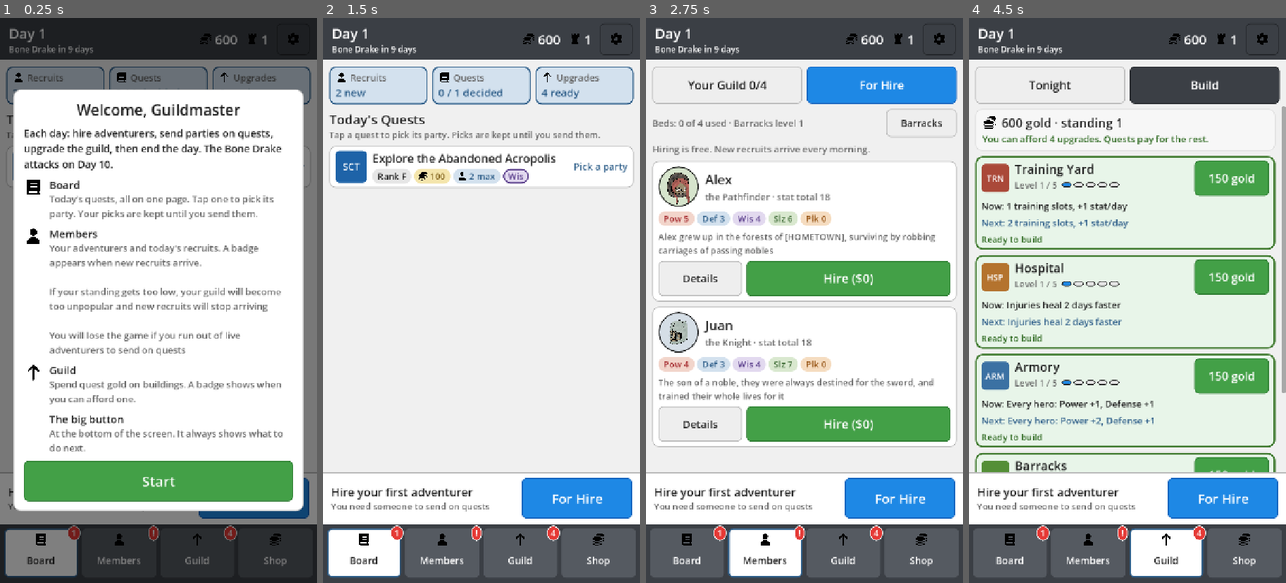
Above: before the commit, frames 1-4 (left to right).
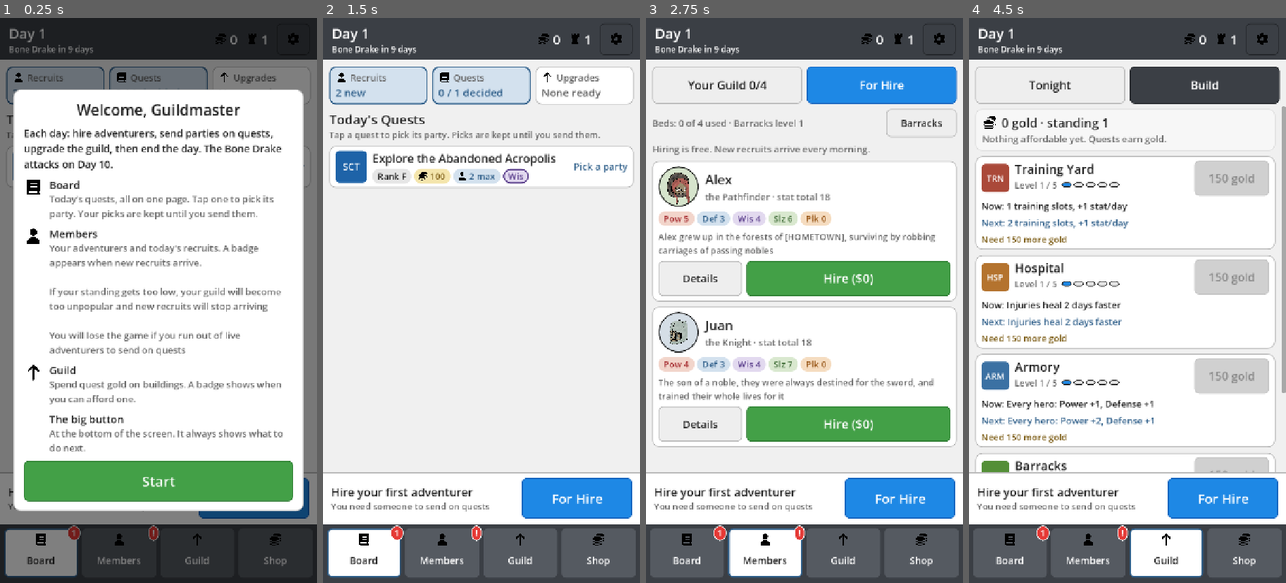
Above: after the commit, the same moments.

Repository: ActuallySanta/Fantasy-Guild-Manager
Game: Godot game, scene res://MobileHall/hall_main.tscn
Two runs of this game, one before a commit and one after it. Both use one fixed random seed, a clock stepped at 60 frames per second and the inputs below.
Inputs:
- Up to frame 1 (0.25 s): no input
- Up to frame 2 (1.5 s): click "Shop" at 0.5 s; click "Start" at 1.25 s
- Up to frame 3 (2.75 s): click "For Hire" at 2 s
- Up to frame 4 (4.5 s): click "Your Guild 0/4" at 2.75 s; click "For Hire" at 3.5 s; click "Barracks" at 4.25 s

The runs differ from the first frame. In frame 1, 0.3% of the frame differs, in the area x 63-99%, y 2-93%; in frame 2, 2.2%; in frame 3, 0.2%; in frame 4, 10%, in the area x 1-97%, y 2-93%.

Commit message:
playtest

Diff:
--- a/Globals/guild_upgrades.gd
+++ b/Globals/guild_upgrades.gd
@@ -57,7 +57,7 @@
 const UPGRADE_STANDING_REQ := [0, 1, 2, 3, 4]
 
 # ---- Economy: the wallet a new run starts with, and the standing floor for recruits ----
-const STARTING_GOLD := 600
+const STARTING_GOLD := 0
 const STARTING_STANDING := 1
 const MINIMUM_STANDING := -10
 
--- a/MobileHall/hall_main.tscn
+++ b/MobileHall/hall_main.tscn
@@ -175,7 +175,7 @@
 anchor_right = 1.0
 anchor_bottom = 1.0
 
-[node name="TabShop" parent="Layout/Content" instance=ExtResource("15_shop1")]
+[node name="TabShop" parent="Layout/Content" unique_id=1075990509 instance=ExtResource("15_shop1")]
 unique_name_in_owner = true
 visible = false
 layout_mode = 0
@@ -360,7 +360,7 @@
 text = "5"
 horizontal_alignment = 1
 
-[node name="Nav_shop" type="Button" parent="Layout/Nav/Row"]
+[node name="Nav_shop" type="Button" parent="Layout/Nav/Row" unique_id=715797126]
 unique_name_in_owner = true
 custom_minimum_size = Vector2(0, 100)
 layout_mode = 2
@@ -377,7 +377,7 @@
 icon_alignment = 1
 vertical_icon_alignment = 0
 
-[node name="Badge" type="PanelContainer" parent="Layout/Nav/Row/Nav_shop"]
+[node name="Badge" type="PanelContainer" parent="Layout/Nav/Row/Nav_shop" unique_id=871257419]
 layout_mode = 0
 anchor_left = 1.0
 anchor_right = 1.0
@@ -389,7 +389,7 @@
 mouse_filter = 2
 theme_override_styles/panel = ExtResource("26_t8oow")
 
-[node name="Text" type="Label" parent="Layout/Nav/Row/Nav_shop/Badge"]
+[node name="Text" type="Label" parent="Layout/Nav/Row/Nav_shop/Badge" unique_id=1372166639]
 layout_mode = 2
 theme_override_colors/font_color = Color(1, 1, 1, 1)
 theme_override_font_sizes/font_size = 20
@@ -427,7 +427,6 @@
 unique_name_in_owner = true
 visible = false
 layout_mode = 1
-anchors_preset = 15
 grow_horizontal = 2
 grow_vertical = 2
 
@@ -453,10 +452,10 @@
 grow_horizontal = 2
 grow_vertical = 2
 
-[node name="ColorFilterLayer" type="CanvasLayer" parent="."]
+[node name="ColorFilterLayer" type="CanvasLayer" parent="." unique_id=1067166279]
 layer = 100
 
-[node name="ColorFilter" type="ColorRect" parent="ColorFilterLayer"]
+[node name="ColorFilter" type="ColorRect" parent="ColorFilterLayer" unique_id=495087625]
 unique_name_in_owner = true
 visible = false
 material = SubResource("ShaderMaterial_cbf01")
Not shown: 2 places in MobileHall/hall_main.tscn that only renumber resources
